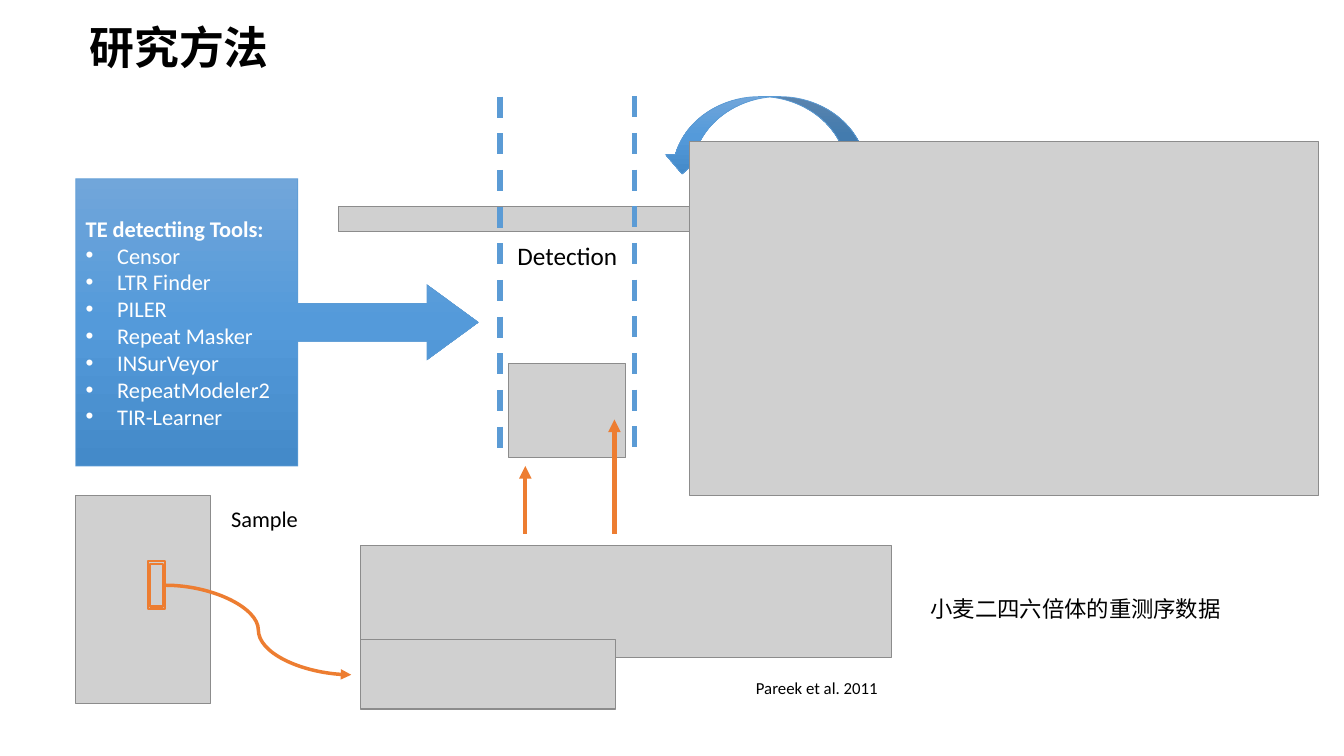
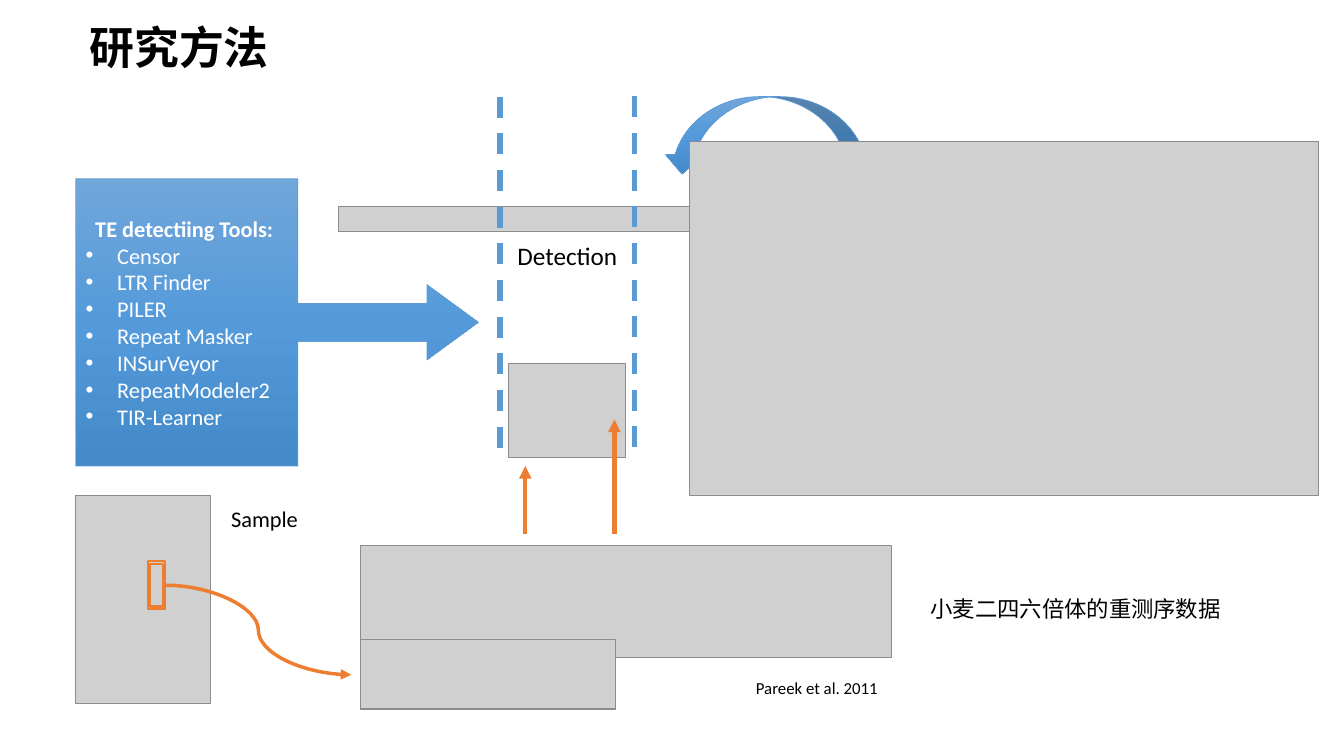
Before and after one commit to SirLearning/GeneticsNotes, a slide deck: slide 3 of undergraduate/Presentation.pptx. Drawn at 1344x756 pixels with LibreOffice and Linux fonts; fonts in the diff are those of the drawing; grey boxes stand for pictures. Boxes give left, top, right and bottom in pixels: in the first picture for what was removed or moved away, otherwise in the second. Text is boxed around its words. In the diff, an @@ line names an element or a change of style, - is before the commit and + after.

```diff
--- a/undergraduate/Presentation.pptx
+++ b/undergraduate/Presentation.pptx
@@ text in right arrow callout at [95,221,273,241]: alignment left to centre @@
```
Also in this commit, not shown: 1 other slide changed, 5 other files.
